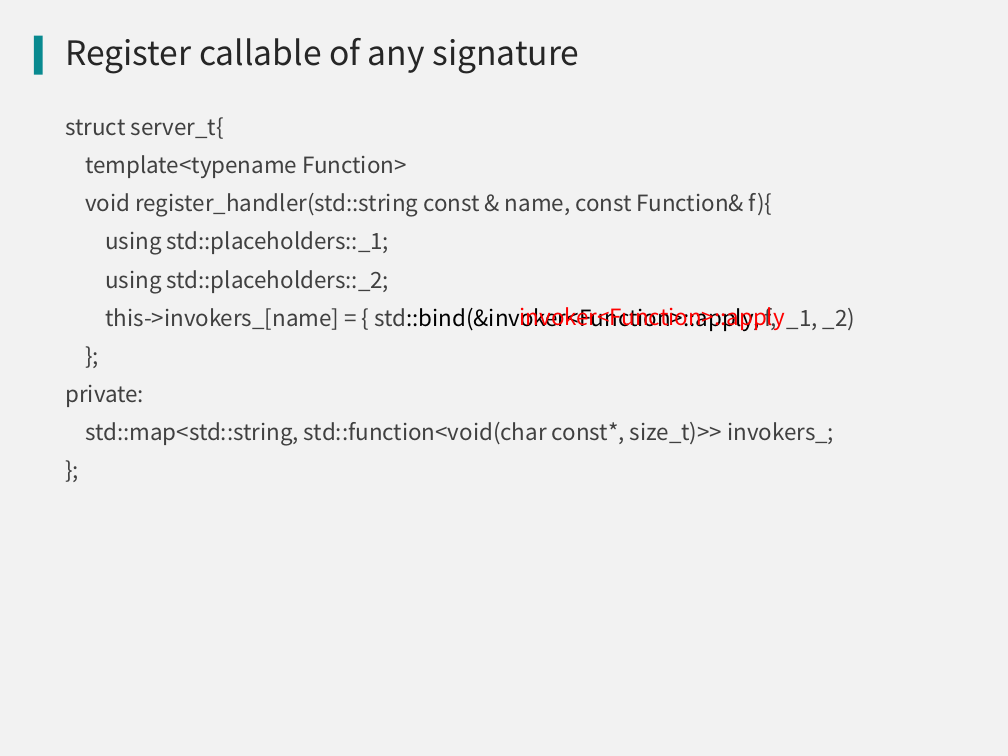
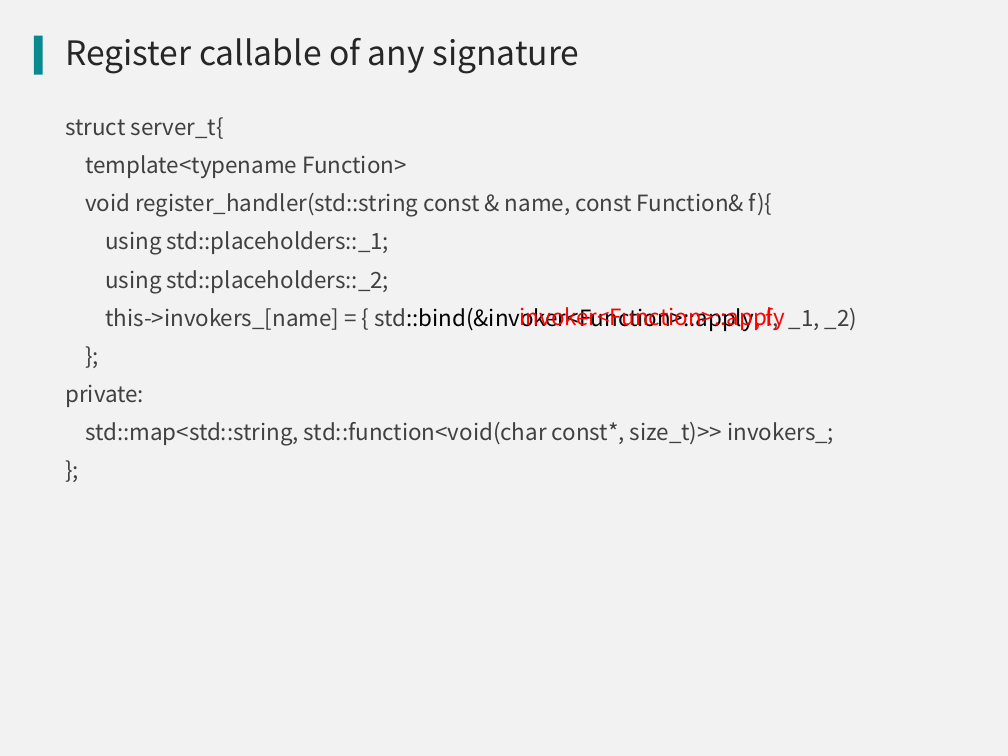
Before and after one commit to qicosmos/cppnow2017-ppt, a slide deck: slide 26 of An easy to use RPC framework implemented by c++11 and c++14 - shorter.pptx. Drawn at 1008x756 pixels with LibreOffice and Linux fonts; fonts in the diff are those of the drawing; background and template pictures are left out. Boxes give left, top, right and bottom in pixels: in the first picture for what was removed or moved away, otherwise in the second. Text is boxed around its words. In the diff, an @@ line names an element or a change of style, - is before the commit and + after.

```diff
--- a/An easy to use RPC framework implemented by c++11 and c++14 - shorter.pptx
+++ b/An easy to use RPC framework implemented by c++11 and c++14 - shorter.pptx
@@ text at box(105, 307, 857, 331): text colour #000000 to #FF0000 in "std::bind(&invoker<Function>::apply,"; text colour #404040 to #FF0000 in "f," @@
```
Also in this commit, not shown: 6 other slides changed.
